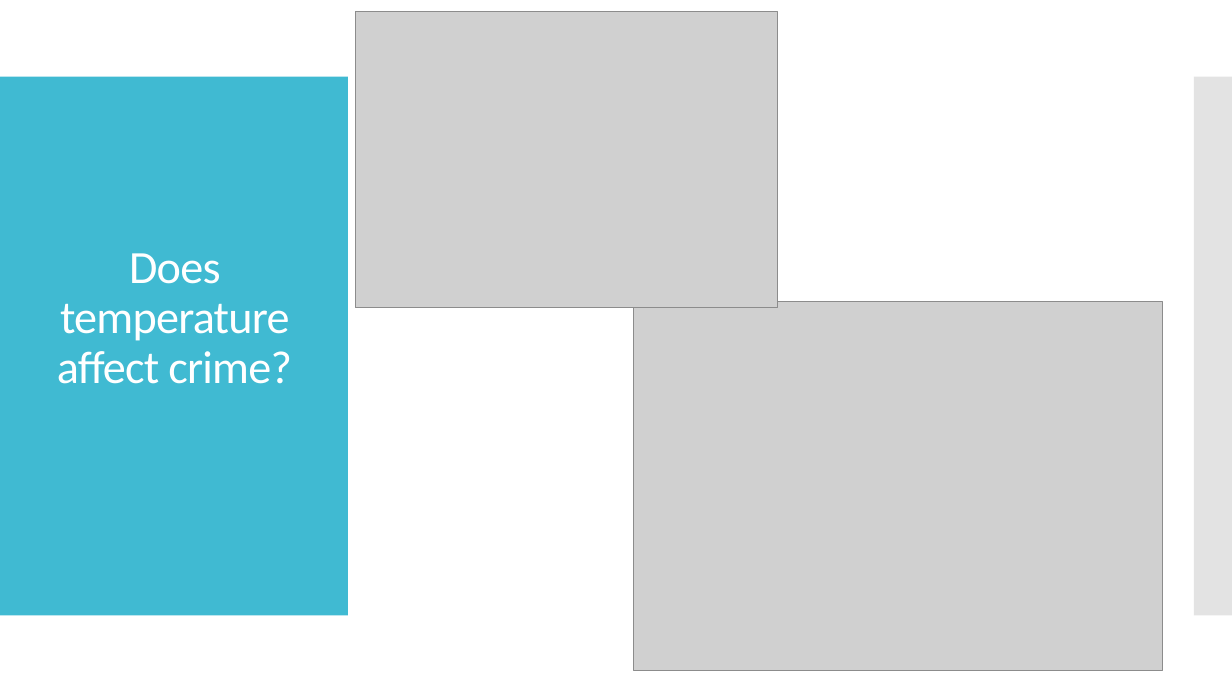
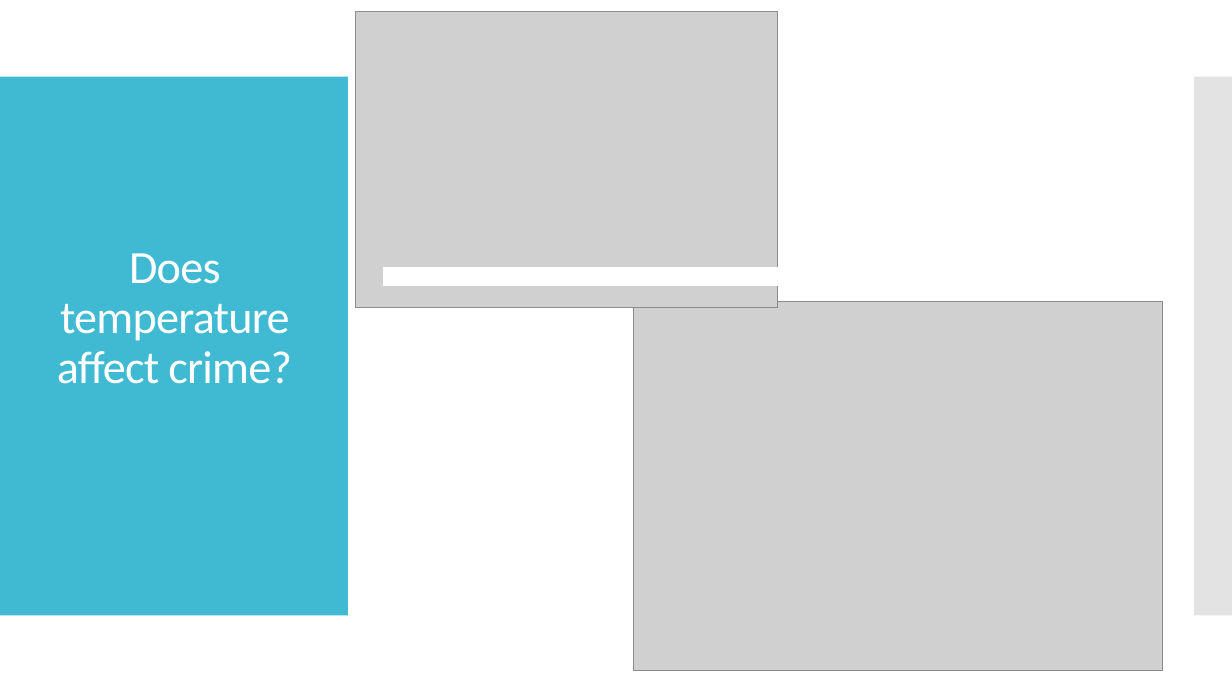
Before and after one commit to minxstm/Bootcamp_Project_1, a slide deck: slide 8 of Weather and Crime Data Analysis Presentation.pptx. Drawn at 1232x693 pixels with LibreOffice and Linux fonts; fonts in the diff are those of the drawing; grey boxes stand for pictures. Boxes give left, top, right and bottom in pixels: in the first picture for what was removed or moved away, otherwise in the second. Text is boxed around its words. In the diff, an @@ line names an element or a change of style, - is before the commit and + after.

Commit message:
Fix slide 8 graph label

```diff
--- a/Weather and Crime Data Analysis Presentation.pptx
+++ b/Weather and Crime Data Analysis Presentation.pptx
@@ rectangle added at <box>384,268,778,286</box>, fill #FFFFFF, outline #FFFFFF 0.85 pt @@
```
